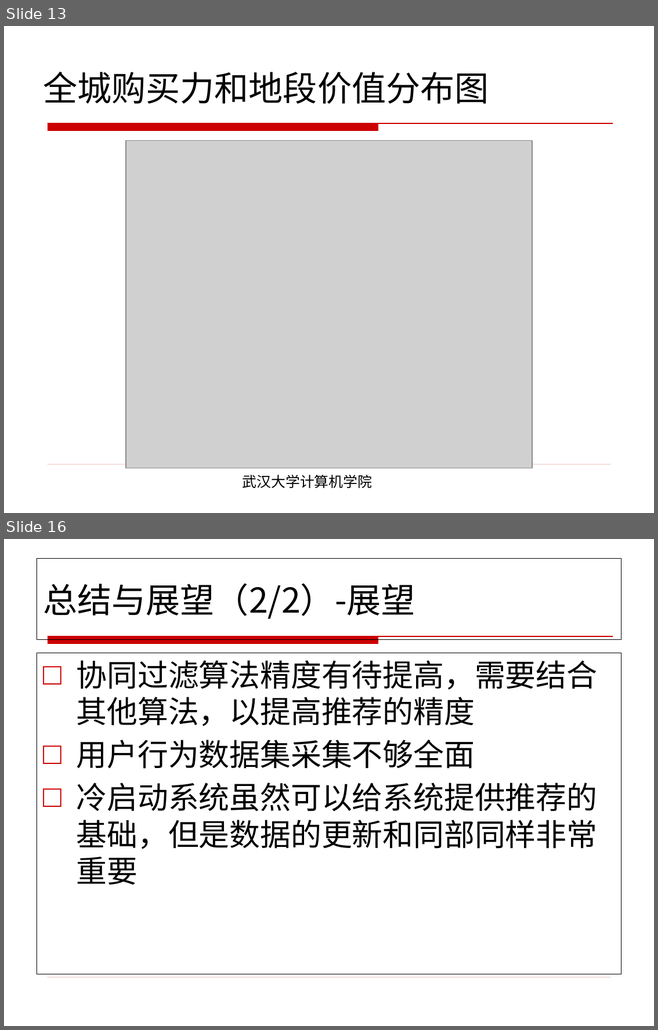
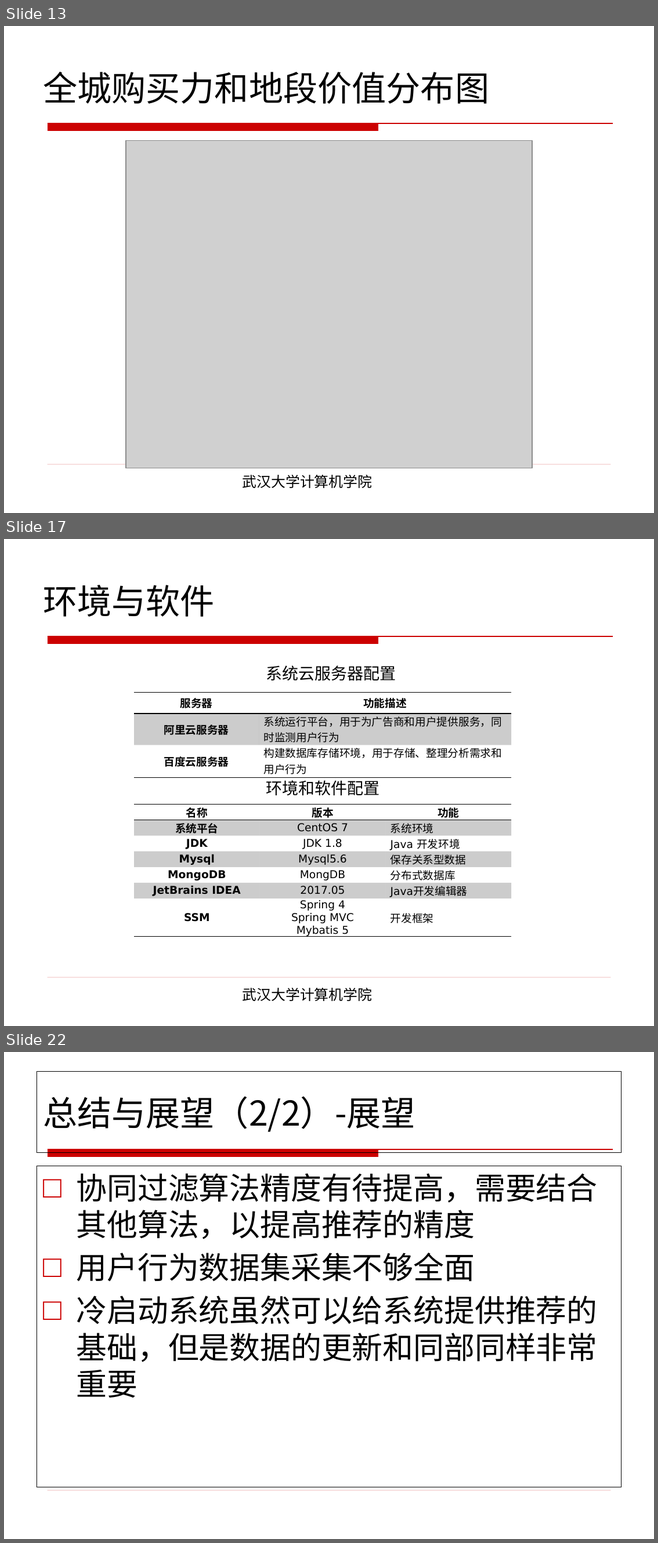
Before and after one commit to henryzhao/graduate, a slide deck: wy/王焰硕士论文答辩.pptx. Shown one above the other, each under a label of ours: slides 13 and 16 before the commit, slides 13, 17 and 22 after it; the slides between them are not shown. The pictures are 658x1030 and 658x1543 pixels, drawn with LibreOffice and Linux fonts; fonts in the diff are those of the drawing; grey boxes stand for pictures; background and template pictures are left out. Boxes give left, top, right and bottom in pixels: in the first picture for what was removed or moved away, otherwise in the second. Text is boxed around its words. In the diff, an @@ line names an element or a change of style, - is before the commit and + after.

```diff
--- a/wy/王焰硕士论文答辩.pptx
+++ b/wy/王焰硕士论文答辩.pptx
@@ slide 17 added at bbox=[4, 539, 654, 1026], background #FFFFFF; not listed: 2 template elements that a slide beside it also shows @@
@@ title added at bbox=[43, 585, 215, 617], 38 pt, text #000000 @@
+环境与软件
@@ text added at bbox=[266, 665, 396, 681], 18 pt, text #000000 @@
+系统云服务器配置
@@ table added at bbox=[134, 692, 511, 777], 3 rows, 2 columns @@
+服务器 | 功能描述
+阿里云服务器 | 系统运行平台，用于为广告商和用户提供服务，同时监测用户行为
+百度云服务器 | 构建数据库存储环境，用于存储、整理分析需求和用户行为
@@ text added at bbox=[266, 780, 379, 796], 18 pt, text #000000 @@
+环境和软件配置
@@ table added at bbox=[134, 804, 511, 939], 7 rows, 3 columns @@
+名称 | 版本 | 功能
+系统平台 | CentOS 7 | 系统环境
+JDK | JDK 1.8 | Java 开发环境
+Mysql | Mysql5.6 | 保存关系型数据
+MongoDB | MongDB | 分布式数据库
+JetBrains IDEA | 2017.05 | Java开发编辑器
+SSM | Spring 4 / Spring MVC / Mybatis 5 | 开发框架
@@ text added at bbox=[242, 988, 372, 1001], 16 pt, text #000000 @@
+武汉大学计算机学院
@@ what was slide 16 is now slide 22 @@
```
Also in this commit, not shown: 3 slides changed, 5 other slides added, 5 other files.
